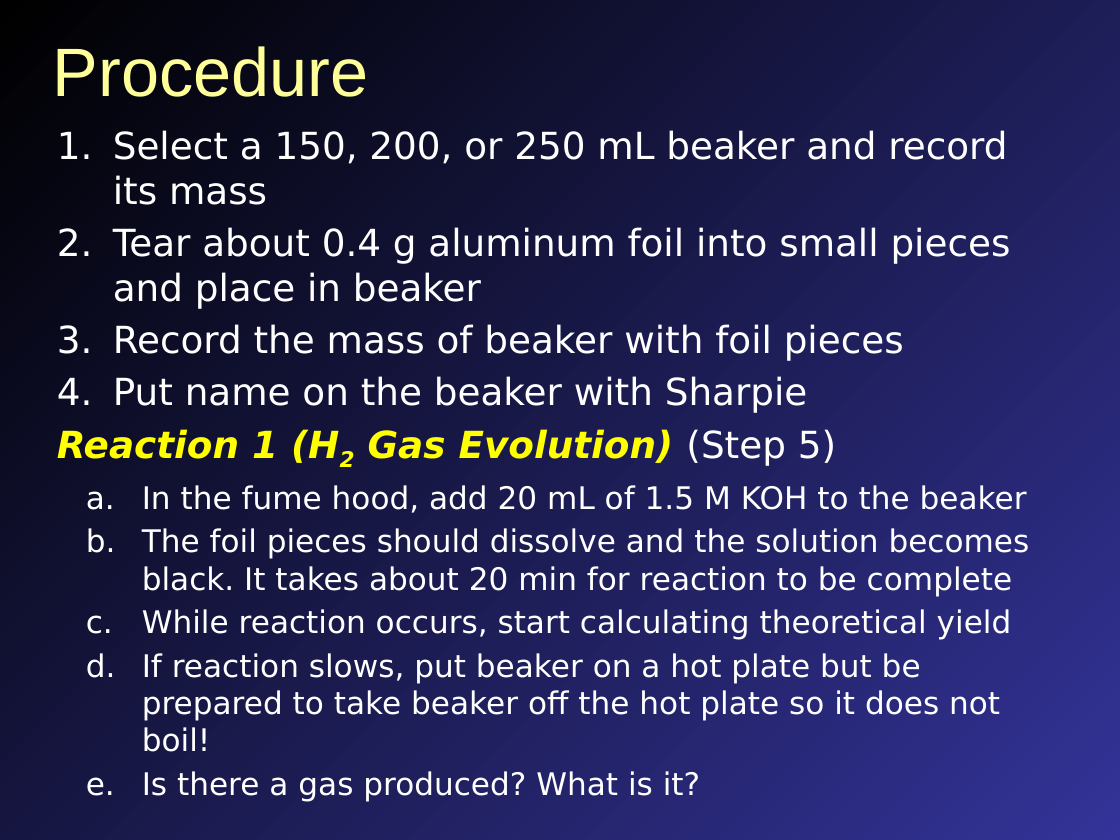
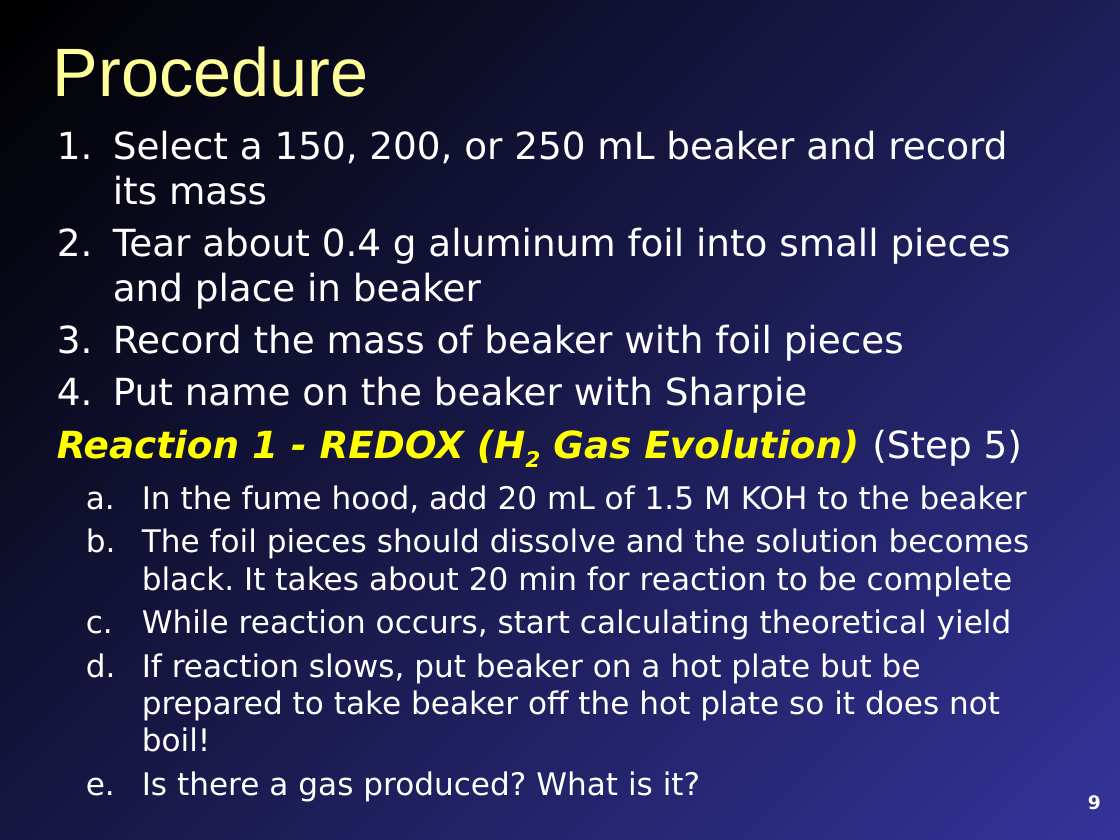
Before and after one commit to mavigozler/mavigozler.github.io, a slide deck: slide 9 of Teaching/Chemistry/Labs/FCC Chem 3A Expt 11a Synthesis of Alum.pptx (slide 7 before the commit). Drawn at 1120x840 pixels with LibreOffice and Linux fonts; fonts in the diff are those of the drawing. Boxes give left, top, right and bottom in pixels: in the first picture for what was removed or moved away, otherwise in the second. Text is boxed around its words. In the diff, an @@ line names an element or a change of style, - is before the commit and + after.

```diff
--- a/Teaching/Chemistry/Labs/FCC Chem 3A Expt 11a Synthesis of Alum.pptx
+++ b/Teaching/Chemistry/Labs/FCC Chem 3A Expt 11a Synthesis of Alum.pptx
@@ text at [57,429,1022,466]: text changed @@
-Reaction 1 (H2 Gas Evolution) (Step 5)
+Reaction 1 - REDOX (H2 Gas Evolution) (Step 5)
@@ page number added at [1088,795,1101,810], 12 pt, text #FFFFFF, bold @@
+9
```
Also in this commit, not shown: 13 other slides changed, 2 slides added, 1 slide removed, 26 other files.
